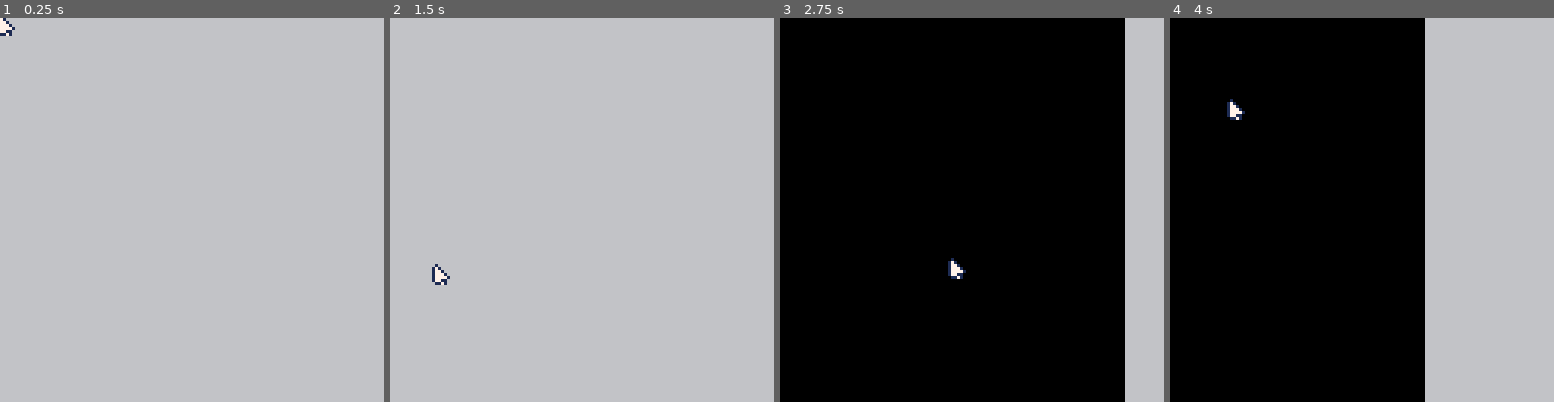
Above: before the commit, frames 1-4 (left to right).
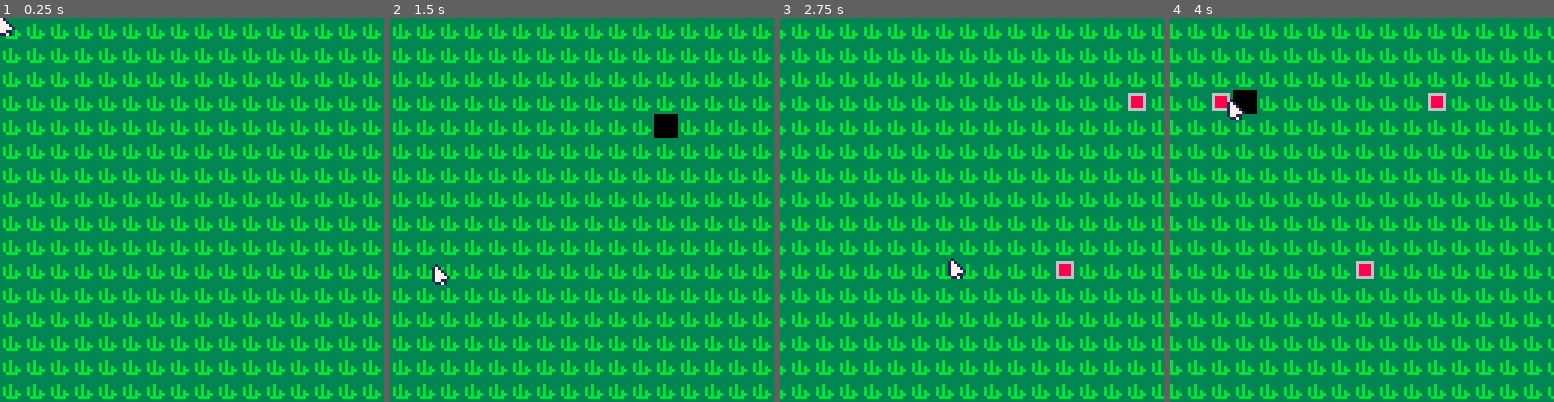
Above: after the commit, the same moments.

Repository: Kiyotoko/the-hive-must-grow
Game: PICO-8 cartridge game.p8
Two runs of this game, one before a commit and one after it. Both use one fixed random seed, a clock stepped at 60 frames per second and the inputs below.
Inputs (mouse positions are in pixels of both pictures, inside the frame that each line leads up to):
- Up to frame 1 (0.25 s): no input
- Up to frame 2 (1.5 s): tap X (X key) at 0.33, 1.07 s; click (670, 121) at 0.67 s; tap O (Z key) at 0.7 s; click (436, 267) at 1.22 s
- Up to frame 3 (2.75 s): hold Right 1.6-2.1 s; tap O (Z key) at 1.7, 2.1, 2.5 s; click (887, 114) at 1.77 s; tap X (X key) at 1.85 s; hold Up 2.15-2.42 s; click (952, 259) at 2.32 s; hold Right from 2.47 s (still down)
- Up to frame 4 (4 s): click (1404, 106) at 2.87 s; tap O (Z key) at 2.9, 3.3, 3.7 s; tap X (X key) at 2.97 s; release Right at 3.03 s; hold Left 3.08-3.58 s; click (1465, 256) at 3.42 s; hold Down 3.63-3.97 s; click (1231, 102) at 3.97 s

The runs differ from the first frame. In frame 1, 100% of the frame differs, in the area x 0-100%, y 0-100%; in frame 2, 100%; in frame 3, 100%; in frame 4, 99%.

Commit message:
Add buildings and lists

Diff:
--- /dev/null
+++ b/buildings.lua
@@ -0,0 +1,44 @@
+-- Define a class
+Building = {}
+Building.__index = Building  -- Set metatable index to itself
+
+BuildOptions = List.new()
+BuildOptions:add(48)
+BuildOptions:add(32)
+BuildOptions:add(49)
+
+SelectedOption = 0
+
+-- Constructor
+function Building.new(data)
+    assert(data ~= nil)
+    local created = {}
+    setmetatable(created, Building)  -- Set metatable
+    created.tile = data.tile or DefaultField
+    created.items = List.new()
+    return created
+end
+
+function Building:place(pos)
+    self.pos = pos or Vec2
+    self.rotation = 0 -- TODO: add current roatition value
+end
+
+function Building:update()
+    error("Unimplemented") -- do not call, override instead
+end
+
+function Building:__tostring()
+    return "Building[" .. (self.pos ~= nil and self.pos:__tostring() or "nil") .. ", " .. self.tile .. ", " .. (self.items[0] ~= nil and "some" or "none").. "]"
+end
+
+Bell = Building.new{ tile=48 }
+
+function Bell.new()
+    local created = {}
+    setmetatable(created, Bell)
+end
+
+function Bell:update()
+    print("Hello World!")
+end
--- a/game.p8
+++ b/game.p8
@@ -6,6 +6,7 @@
 
 #include utils.lua
 #include map.lua
+#include buildings.lua
 #include main.lua
 
 __gfx__
@@ -25,22 +26,22 @@
 00000000000000000000000000000000000000000000000000000000000000000000000000000000000000000000000000000000000000000000000000000000
 00000000000000000000000000000000000000000000000000000000000000000000000000000000000000000000000000000000000000000000000000000000
 00000000000000000000000000000000000000000000000000000000000000000000000000000000000000000000000000000000000000000000000000000000
-66666666666666666666666666666666666666660000000000000000000000000000000000000000000000000000000000000000000000000000000000000000
-66666666696669966666666666666666666666660000000000000000000000000000000000000000000000000000000000000000000000000000000000000000
-66666666666669666666666666666666666666660000000000000000000000000000000000000000000000000000000000000000000000000000000000000000
-66666666666666666666666666666666666666660000000000000000000000000000000000000000000000000000000000000000000000000000000000000000
-66666666666699666666666666666666666666660000000000000000000000000000000000000000000000000000000000000000000000000000000000000000
-66666666669996666666666666666666666666660000000000000000000000000000000000000000000000000000000000000000000000000000000000000000
-66666666666669966666666666666666666666660000000000000000000000000000000000000000000000000000000000000000000000000000000000000000
-66666666666666666666666666666666666666660000000000000000000000000000000000000000000000000000000000000000000000000000000000000000
-bbbbbbbbbbbbbbb666bbbbbbbbbbbbbbbbbbbbbb0000000000000000000000000000000000000000000000000000000000000000000000000000000000000000
-bbbbbbbbbbbbbb66666bbbbbbbbbbbbbbbbbbbbb0000000000000000000000000000000000000000000000000000000000000000000000000000000000000000
-bbbbbbbbbbbbbb666b6bbbbbbbbbbbbbbbbbbbbb0000000000000000000000000000000000000000000000000000000000000000000000000000000000000000
-bbbbbbbbbb6bbb666b6b66bbbbbbbbbbbbbbbbbb0000000000000000000000000000000000000000000000000000000000000000000000000000000000000000
-bbbbbbbbbbbb6666666bb6bbbbbbbbbbbbbbbbbb0000000000000000000000000000000000000000000000000000000000000000000000000000000000000000
-bbbbbbbbbbbbb66666bbbbbbbbbbbbbbbbbbbbbb0000000000000000000000000000000000000000000000000000000000000000000000000000000000000000
-bbbbbbbbbbbbb6666bbbbbbbbbbbbbbbbbbbbbbb0000000000000000000000000000000000000000000000000000000000000000000000000000000000000000
-bbbbbbbbbbbbb666666bbbbbbbbbbbbbbbbbbbbb0000000000000000000000000000000000000000000000000000000000000000000000000000000000000000
+33333333000000000000000000000000000000000000000000000000000000000000000000000000000000000000000000000000000000000000000000000000
+33333333000000000000000000000000000000000000000000000000000000000000000000000000000000000000000000000000000000000000000000000000
+333b3333000000000000000000000000000000000000000000000000000000000000000000000000000000000000000000000000000000000000000000000000
+3b3b3333000000000000000000000000000000000000000000000000000000000000000000000000000000000000000000000000000000000000000000000000
+3b3b3b33000000000000000000000000000000000000000000000000000000000000000000000000000000000000000000000000000000000000000000000000
+3b3b3bb3000000000000000000000000000000000000000000000000000000000000000000000000000000000000000000000000000000000000000000000000
+33bbbb33000000000000000000000000000000000000000000000000000000000000000000000000000000000000000000000000000000000000000000000000
+33333333000000000000000000000000000000000000000000000000000000000000000000000000000000000000000000000000000000000000000000000000
+33333333000000000000000000000000000000000000000000000000000000000000000000000000000000000000000000000000000000000000000000000000
+36666663000000000000000000000000000000000000000000000000000000000000000000000000000000000000000000000000000000000000000000000000
+36888863000000000000000000000000000000000000000000000000000000000000000000000000000000000000000000000000000000000000000000000000
+36888863000000000000000000000000000000000000000000000000000000000000000000000000000000000000000000000000000000000000000000000000
+36888863000000000000000000000000000000000000000000000000000000000000000000000000000000000000000000000000000000000000000000000000
+36888863000000000000000000000000000000000000000000000000000000000000000000000000000000000000000000000000000000000000000000000000
+36666663000000000000000000000000000000000000000000000000000000000000000000000000000000000000000000000000000000000000000000000000
+33333333000000000000000000000000000000000000000000000000000000000000000000000000000000000000000000000000000000000000000000000000
 __gff__
 0000000000000000000000000000000000000000000000000000000000000000000000000000000000000000000000000000000000000000000000000000000000000000000000000000000001000000000000000000000000000000000000000000000000000000000000000000000000000000000000000000000000020000
 0100000000000000000000000000000001010000000100000000000000000000000000000000000000000000000000000000000000000000000000000000000001010101010101010101010101010101010101010101010101010101010101010000000000000000000000000000000000000000000000000000000000000000
--- a/main.lua
+++ b/main.lua
@@ -17,6 +17,15 @@
     -- deactivate y axis control
     -- if btn(2) then cam.y = cam.y + 1 end
     -- if btn(3) then cam.y = cam.y - 1 end
+    if btn(4) then SelectedOption = (SelectedOption + 1) % BuildOptions:len() end
+    if btn(5) then SelectedOption = (SelectedOption + BuildOptions:len() - 1) % BuildOptions:len() end
+
+    if stat(34) > 0 then
+        GameMap:set_field(Vec2.new{
+            x=Pixel2Tile(Cam.x + stat(32)-1),
+            y=Pixel2Tile(Cam.y + stat(33)-1)
+        }, BuildOptions[SelectedOption])
+    end
 
     camera(Cam.x, Cam.y)
 end
@@ -24,10 +33,8 @@
 function _draw()
     cls()
 
-    GameMap:draw(Rect.new{ w=16, h=16 })
+    GameMap:draw(Rect.new{ x=Pixel2Tile(Cam.x), w=18, h=16 })
     -- map(0, 0, 0, 0, 16, 16)
-
-    print(stat(34))
 
     -- draw mouse cursor
     spr(0, Cam.x + stat(32)-1, Cam.y + stat(33)-1)
--- a/map.lua
+++ b/map.lua
@@ -38,13 +38,17 @@
 ---Draws an area of the map to the display.
 ---@param rect table the dimensions of the area we want to draw.
 function GameMap:draw(rect)
-    -- TODO: Add drawing function to draw tiles
     for c = rect.x, rect.x + rect.w do
         for r = rect.y, rect.y + rect.h do
-
-            spr(self:get_field0(c, r), c*8, r*8)
-            -- io.write(self:get_field0(rect.x + c, rect.y + r))
+            spr(self:get_field0(c, r), Tile2Pixel(c), Tile2Pixel(r))
         end
-        -- io.write'\n'
     end
 end
+
+function Pixel2Tile(pixel)
+    return flr(pixel / 8)
+end
+
+function Tile2Pixel(tile)
+    return tile * 8
+end
--- a/tests.lua
+++ b/tests.lua
@@ -1,5 +1,7 @@
+require("table")
+require("utils")
 require("map")
-require("utils")
+require("buildings")
 
 local vec2 = Vec2.new{ x=3 }
 print(vec2)
@@ -15,6 +17,34 @@
 assert(rect.h == 4)
 
 GameMap:set_field(vec2, 3)
-print("Got " .. GameMap:get_field(vec2))
-assert(GameMap:get_field(vec2) == 3)
+assert(GameMap:get_field(vec2) == 3, "Expected value 3, but got " .. GameMap:get_field(vec2))
 assert(GameMap:get_field(Vec2.new{ x=2 }) == DefaultField)
+
+assert(BuildOptions:len() == 3)
+SelectedOption = (SelectedOption + 1) % BuildOptions:len()
+assert(SelectedOption == 1, "Expected value 1, but got " .. SelectedOption)
+SelectedOption = (SelectedOption + 2) % BuildOptions:len()
+assert(SelectedOption == 0, "Expected value 0, but got " .. SelectedOption)
+SelectedOption = (SelectedOption + BuildOptions:len() - 1) % BuildOptions:len()
+assert(SelectedOption == 2, "Expected value 2, but got " .. SelectedOption)
+
+local building = Building.new{ tile=42 }
+print(building)
+assert(building.tile == 42)
+assert(building.pos == nil)
+building:place(Vec2)
+assert(building.pos == Vec2)
+print(building)
+
+local list = List.new()
+print(list)
+for e = 1, 5 do
+    list:add(e)
+    assert(list:get(e-1) == e)
+end
+print(list)
+assert(list:len() == 5)
+assert(list:pop(1) == 2)
+assert(list:pop(2) == 4)
+assert(list:len() == 3)
+print(list)
--- a/utils.lua
+++ b/utils.lua
@@ -6,6 +6,7 @@
 ---@param data table the x and y coordinate for the vector
 ---@return table vector the newly created vector
 function Vec2.new(data)
+    assert(data ~= nil)
     local created = {}
     setmetatable(created, Vec2)
     created.x = data.x or 0
@@ -21,6 +22,7 @@
 Rect.__index = Rect
 
 function Rect.new(data)
+    assert(data ~= nil)
     local created = {}
     setmetatable(created, Rect)
     created.x = data.x or 0
@@ -35,3 +37,60 @@
 function Rect:__tostring()
     return "Rect[x=" .. self.x .. ", y=" .. self.y .. ", w=" .. self.w .. ", h=" .. self.h .. "]"
 end
+
+List = { __len=0 }
+List.__index = List
+
+function List.new()
+    local created = {}
+    setmetatable(created, List)
+    created.__len = 0
+    return created
+end
+
+function List:add(e)
+    self[self.__len] = e
+    self.__len = self.__len + 1
+end
+
+function List:set(i, e)
+    assert(i < self.__len and i >= 0, "Index out of bounds")
+    self[i] = e
+end
+
+function List:get(i)
+    assert(i < self.__len and i >= 0, "Index out of bounds")
+    return self[i]
+end
+
+function List:pop(i)
+    assert(i < self.__len and i >= 0, "Index out of bounds")
+    -- cache removed value
+    local val = self[i]
+    -- rotate index of all following values
+    for j = i, self.__len - 2 do
+        self[j] = self[j+1]
+    end
+    -- decrease len of List
+    self.__len = self.__len - 1
+    -- delete last unused index
+    self[self.__len] = nil
+    -- deli(self.__len) TODO: replace with pico 8 function
+    return val
+end
+
+function List:len()
+    return self.__len
+end
+
+function List:__tostring()
+    if self.__len > 0 then
+        local content = "List[" .. self[0]
+        for i = 1, self.__len-1 do
+            content = content .. ", " .. self[i]
+        end
+        return content .. "]"
+    else
+        return "List[]"
+    end
+end
